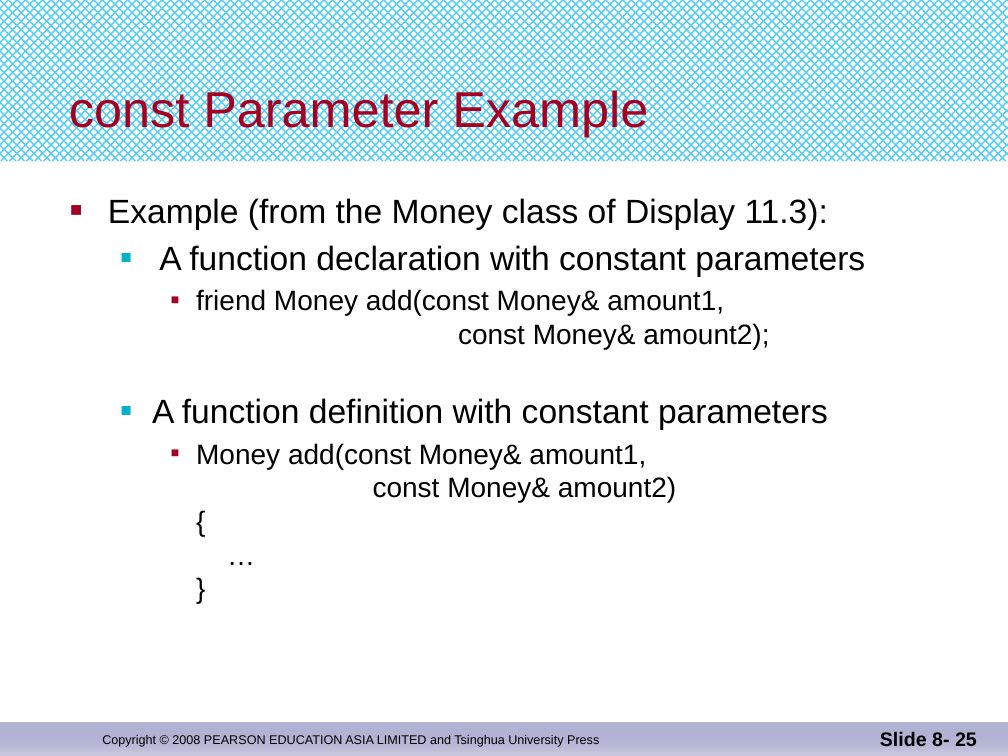
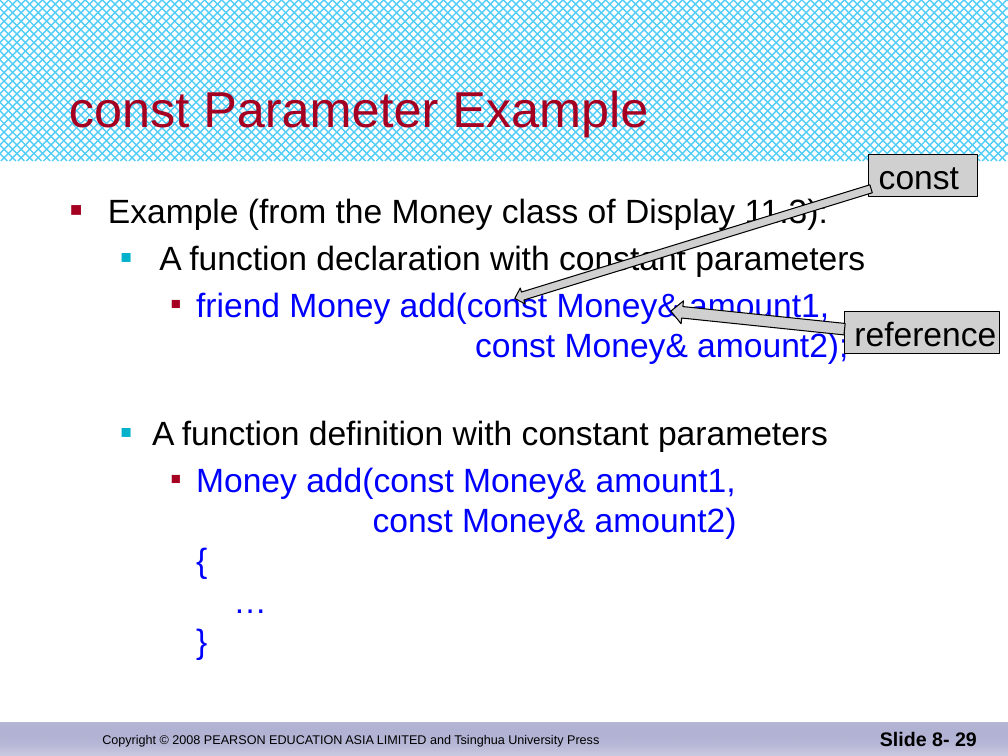
Before and after one commit to djuanbei/CPLUSPLUS, a slide deck: slide 29 of ppt/Chapter 11.pptx (slide 25 before the commit). Drawn at 1008x756 pixels with LibreOffice and Linux fonts; fonts in the diff are those of the drawing; grey boxes stand for pictures. Boxes give left, top, right and bottom in pixels: in the first picture for what was removed or moved away, otherwise in the second. Text is boxed around its words. In the diff, an @@ line names an element or a change of style, - is before the commit and + after.

```diff
--- a/ppt/Chapter 11.pptx
+++ b/ppt/Chapter 11.pptx
@@ picture added at (869,155,978,198), 24 pt, text #000000 @@
+const
@@ picture added at (512,181,874,307) @@
@@ text at (196,290,848,539): size 20 to 24 pt, text colour #000000 to #0000FF in "friend Money add(const Money& amount1, const Money& ...", "Money add(const Money& amount1, const Money& amount2) ..." @@
@@ picture added at (670,300,845,341) @@
@@ picture added at (845,311,1000,354), 24 pt, text #000000 @@
+reference
@@ page number at (880,731,977,746): text changed @@
-Slide 8- 25
+Slide 8- 29
```
Also in this commit, not shown: 41 other slides changed, 5 slides added, 1 slide removed, 1 other file.
